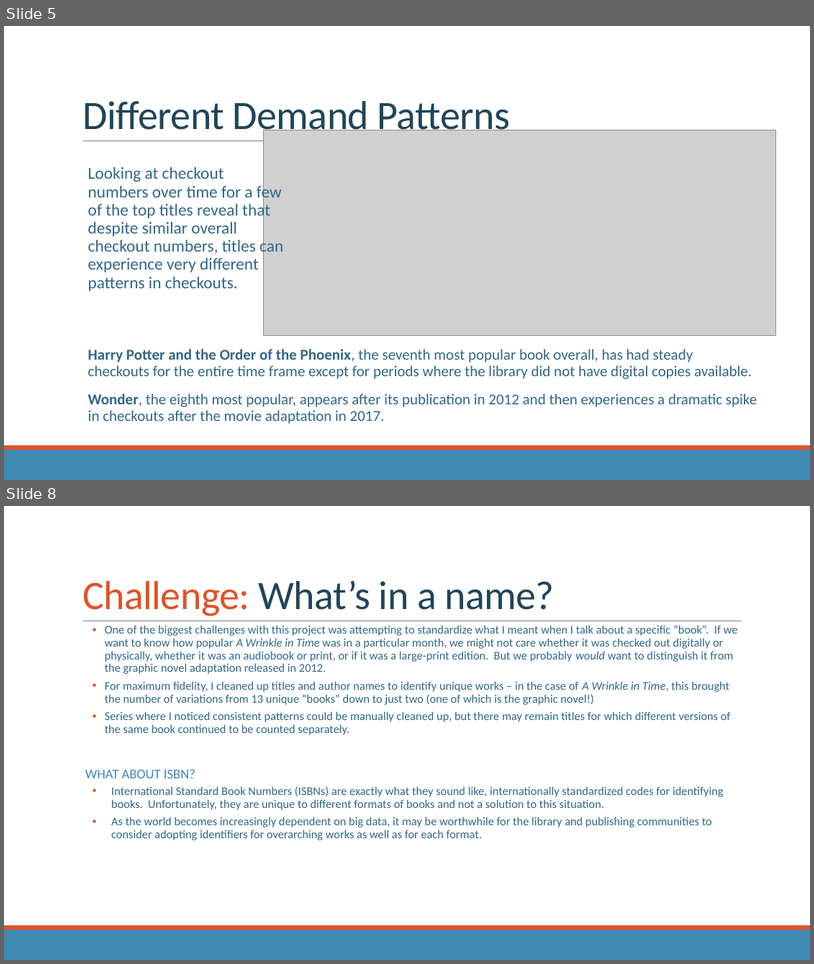
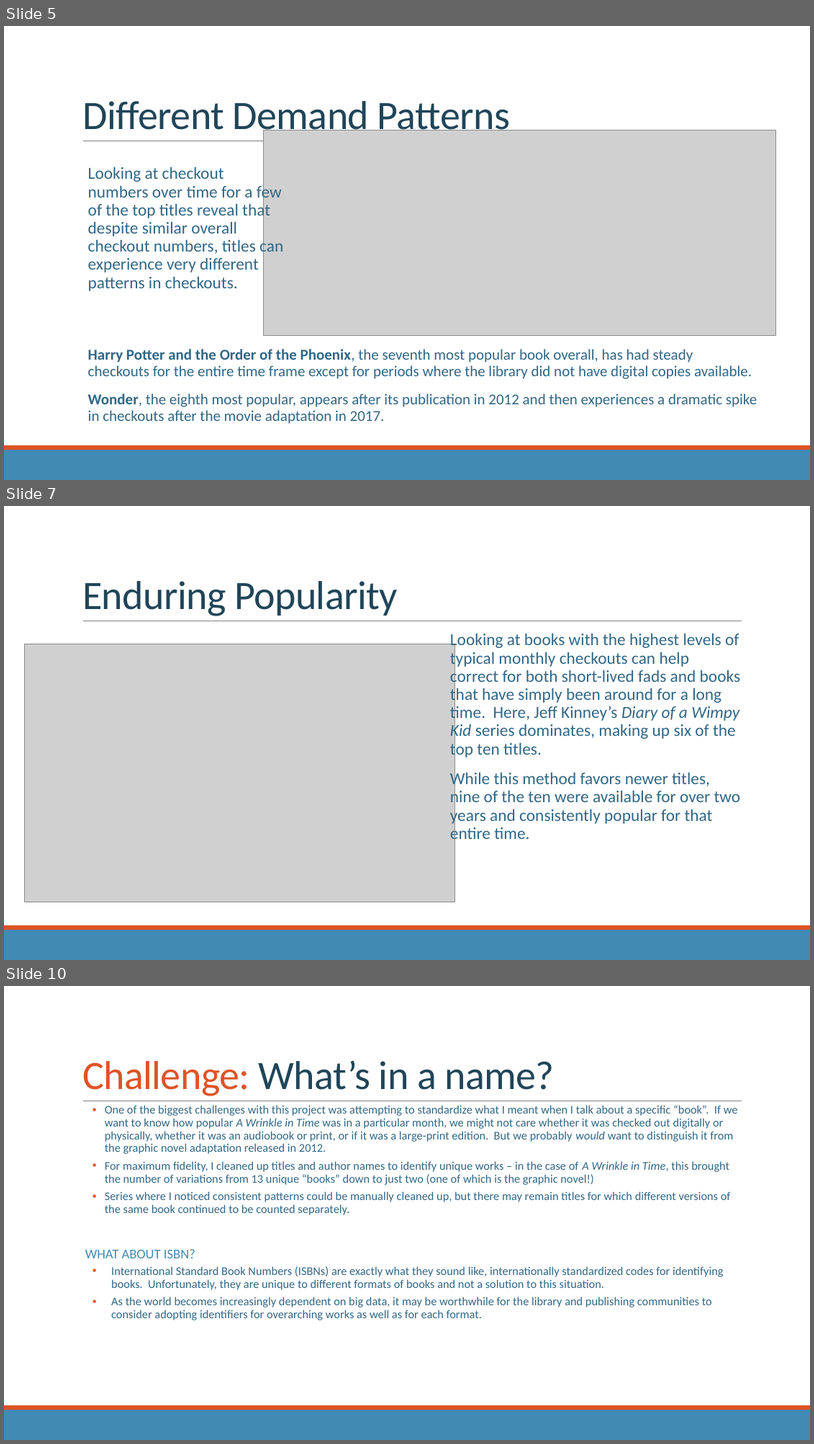
Before and after one commit to rm-pearson/NSS-capstone, a slide deck: presentation draft.pptx. Shown one above the other, each under a label of ours: slides 5 and 8 before the commit, slides 5, 7 and 10 after it; the slides between them are not shown. The pictures are 814x964 and 814x1444 pixels, drawn with LibreOffice and Linux fonts; fonts in the diff are those of the drawing; grey boxes stand for pictures. Boxes give left, top, right and bottom in pixels: in the first picture for what was removed or moved away, otherwise in the second. Text is boxed around its words. In the diff, an @@ line names an element or a change of style, - is before the commit and + after.

```diff
--- a/presentation draft.pptx
+++ b/presentation draft.pptx
@@ slide 7 added at <box>4,506,810,960</box>, background #FFFFFF; not listed: 3 template elements that a slide beside it also shows @@
@@ title added at <box>82,581,398,616</box>, 48 pt, text #20455A @@
+Enduring Popularity
@@ text added at <box>450,633,741,843</box>, 20 pt, text #316886 @@
+  Looking at books with the highest levels of typical monthly checkouts can help correct for both short-lived fads and books that have simply been around for a long time. Here, Jeff Kinney’s Diary of a Wimpy Kid series dominates, making up six of the top ten titles.
+  While this method favors newer titles, nine of the ten were available for over two years and consistently popular for that entire time.
@@ picture added at <box>25,644,455,901</box> @@
@@ what was slide 8 is now slide 10 @@
```
Also in this commit, not shown: 1 slide changed, 2 other slides added, 1 slide removed, 6 other files.
